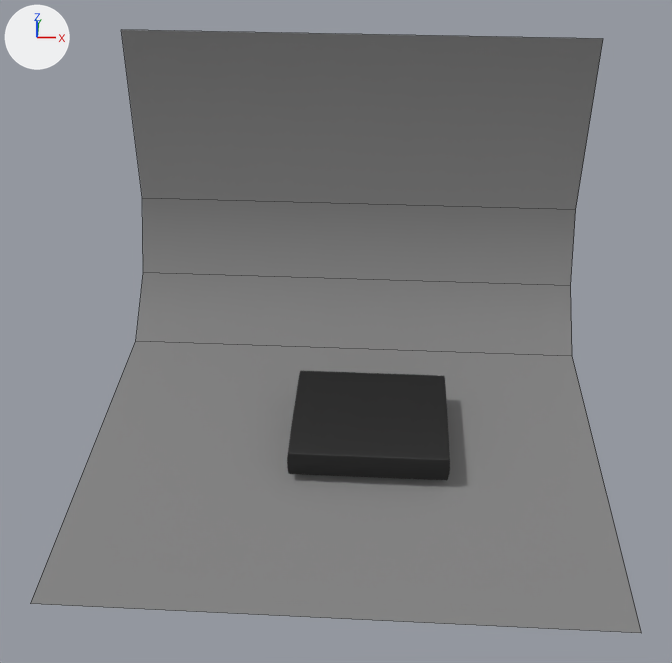
What one commit did to the Blender file apps/src/firmware-upgrade.blend.
Before and after are seen from a camera (50 mm lens) standing at (0.51, -10.67, 10.57) and looking at (-0.14, 0.49, 2.73). Lighting does not change. The marker at upper left points along +X, +Y and +Z. Mesh edges are drawn as thin lines on the coarser meshes.
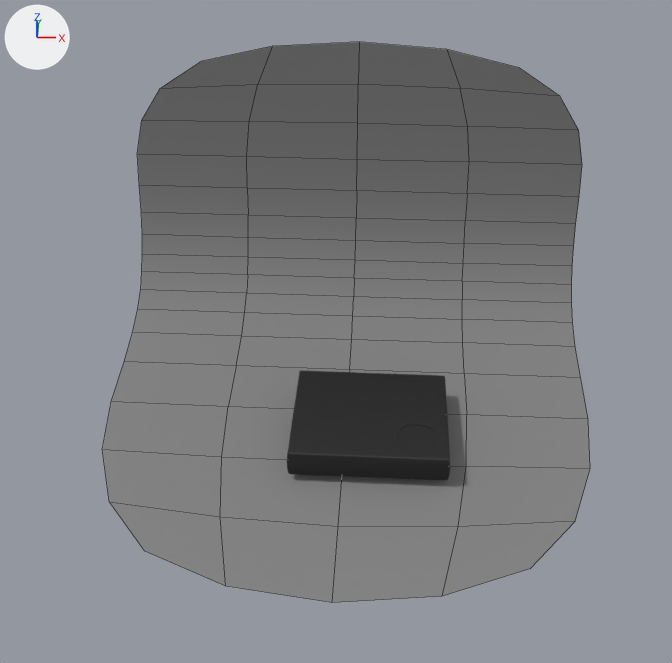
Boxes (x1, y1, x2, y2) around the edits, measured in the pictures (672 x 663 px):
'Plane', modifiers changed (20% narrower, 7% shorter): before (31, 30, 641, 633); after (102, 42, 590, 603)

The change in detail:
Object 'Plane' (ob_plane) gains a SUBSURF modifier named 'Subsurf'.
Modifier setting: levels = 2.
